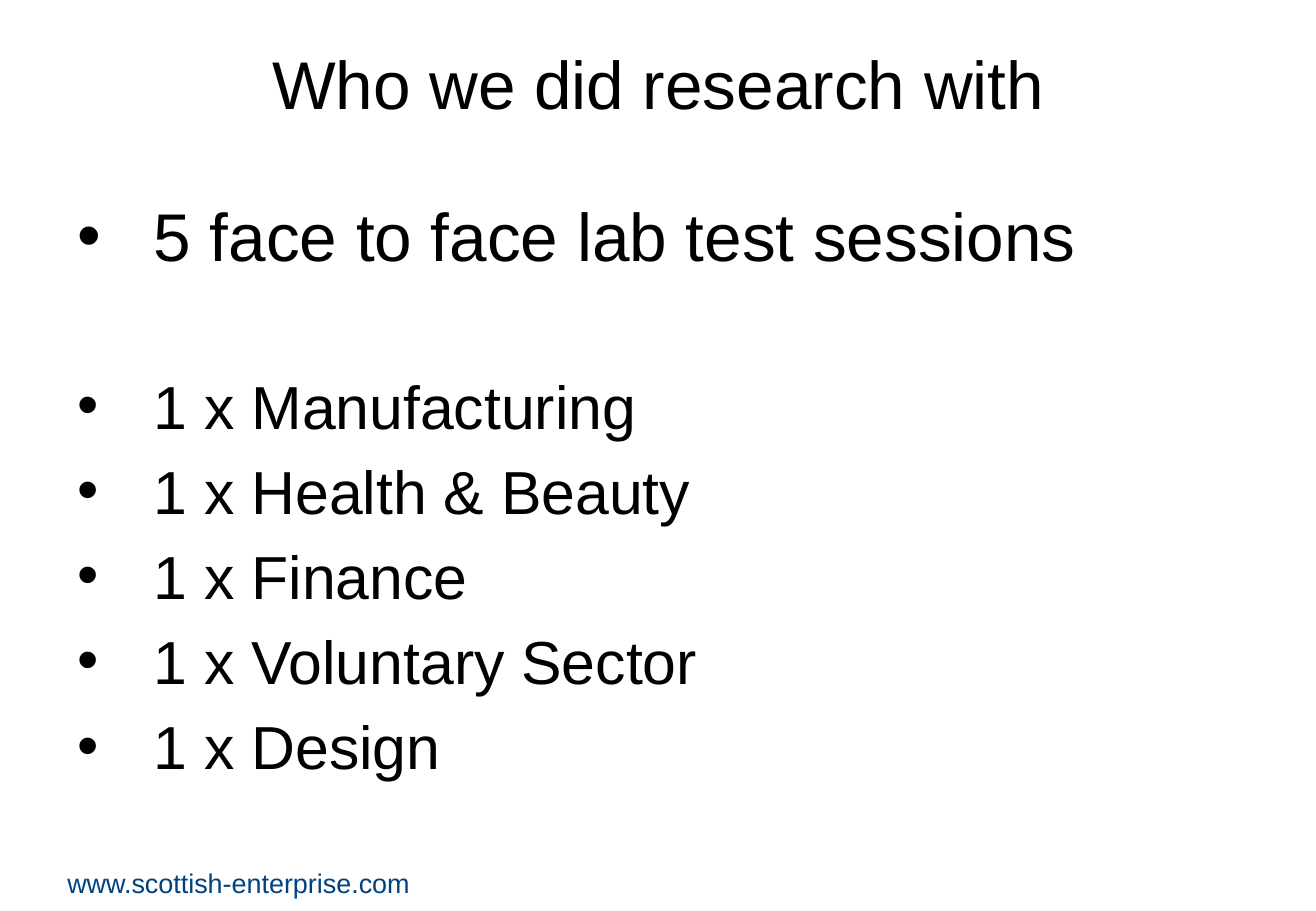
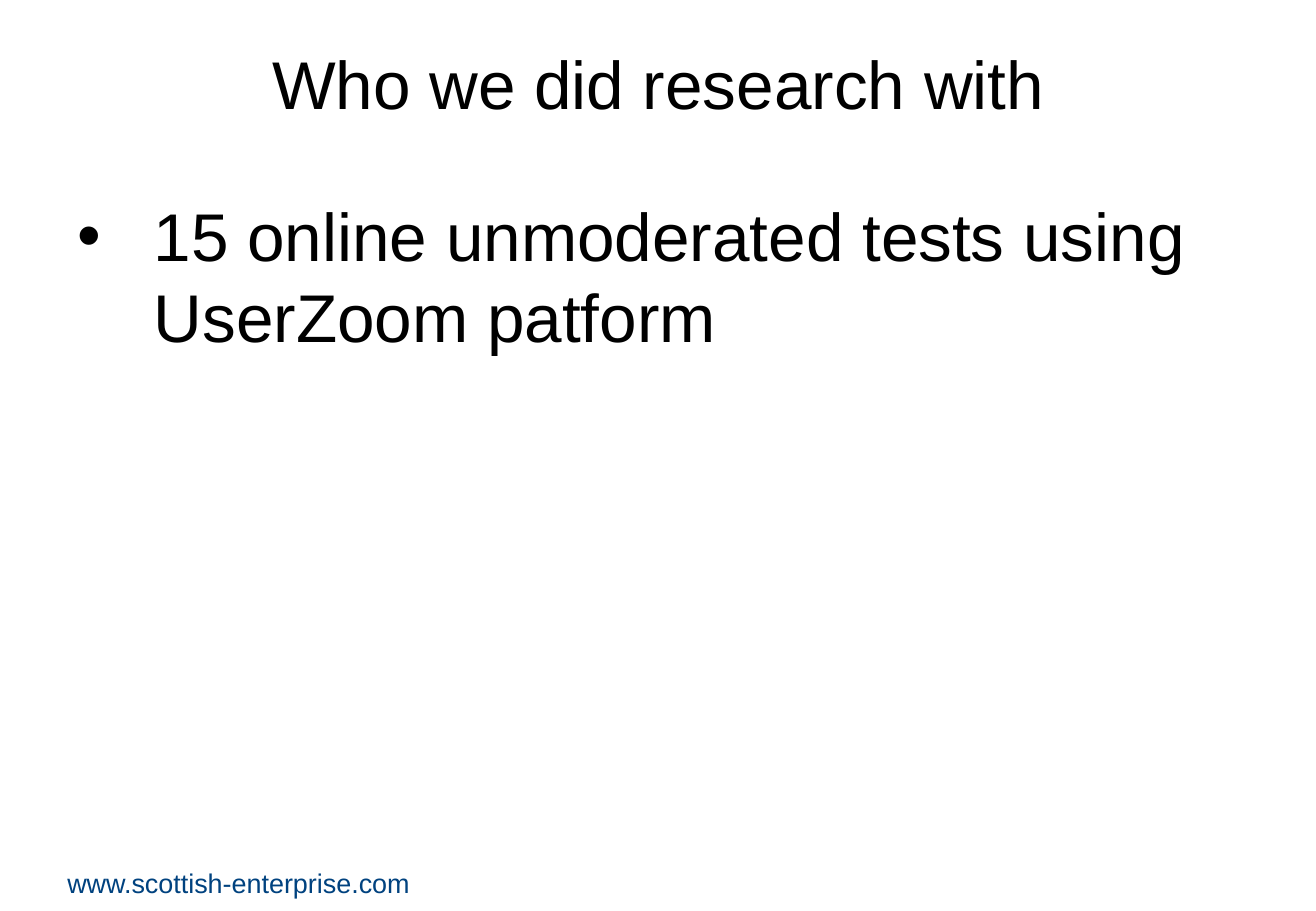
Before and after one commit to scotentSD/fbs, a slide deck: slide 2 of files/SEP-Usability-May-18.pptx. Drawn at 1316x911 pixels with LibreOffice and Linux fonts; fonts in the diff are those of the drawing; background and template pictures are left out. Boxes give left, top, right and bottom in pixels: in the first picture for what was removed or moved away, otherwise in the second. Text is boxed around its words. In the diff, an @@ line names an element or a change of style, - is before the commit and + after.

```diff
--- a/files/SEP-Usability-May-18.pptx
+++ b/files/SEP-Usability-May-18.pptx
@@ text at (154,212,1184,355): text changed; size 36 to 40 pt @@
-• 5 face to face lab test sessions
-• 1 x Manufacturing
-• 1 x Health & Beauty
-• 1 x Finance
-• 1 x Voluntary Sector
-• 1 x Design
+• 15 online unmoderated tests using UserZoom patform
```
Also in this commit, not shown: 2 other slides changed, 1 slide added, 4 slides removed, 3 other files.
